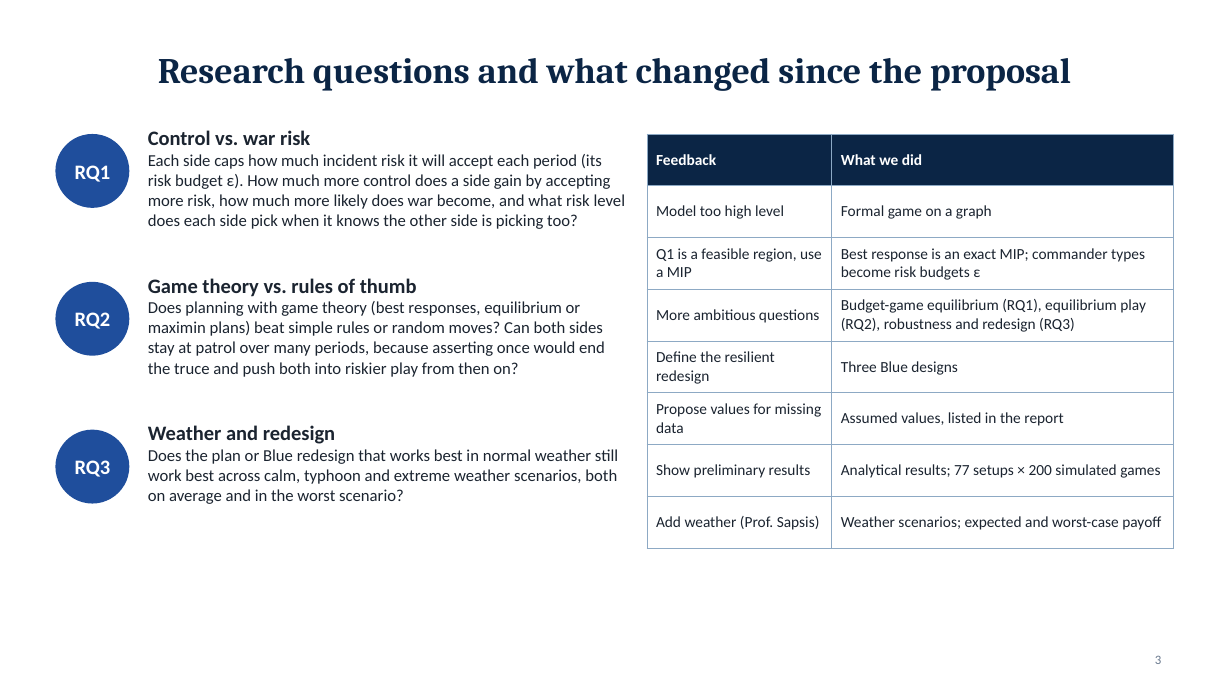
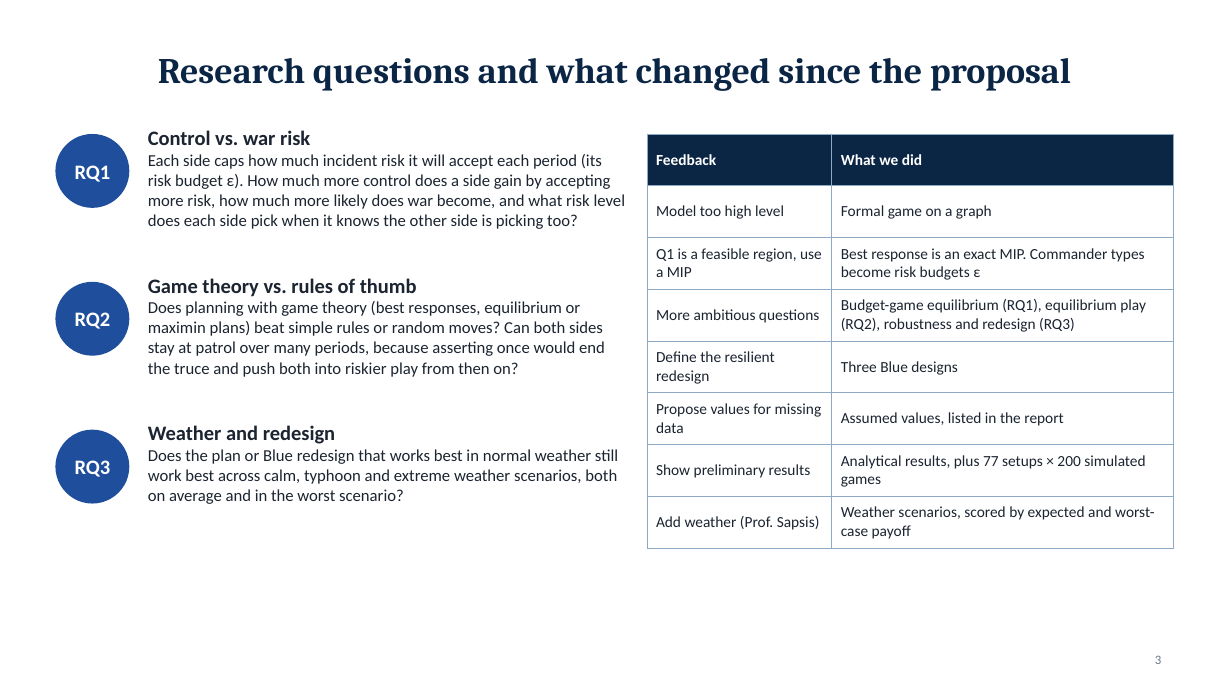
Before and after one commit to draggin-anchor/6.S974-Wargaming-Term-Project, a slide deck: slide 3 of deliverables/02-workshop1-slides.pptx. Drawn at 1232x693 pixels with LibreOffice and Linux fonts; fonts in the diff are those of the drawing. Boxes give left, top, right and bottom in pixels: in the first picture for what was removed or moved away, otherwise in the second. Text is boxed around its words. In the diff, an @@ line names an element or a change of style, - is before the commit and + after.

```diff
--- a/deliverables/02-workshop1-slides.pptx
+++ b/deliverables/02-workshop1-slides.pptx
@@ table at (x1=647, y1=134, x2=1174, y2=543) @@
-row 3, column 2: Best response is an exact MIP; commander types become risk budgets ε
+row 3, column 2: Best response is an exact MIP. Commander types become risk budgets ε
-row 7, column 2: Analytical results; 77 setups × 200 simulated games
+row 7, column 2: Analytical results, plus 77 setups × 200 simulated games
-row 8, column 2: Weather scenarios; expected and worst-case payoff
+row 8, column 2: Weather scenarios, scored by expected and worst-case payoff
```
Also in this commit, not shown: 8 other slides changed, 2 other files.
